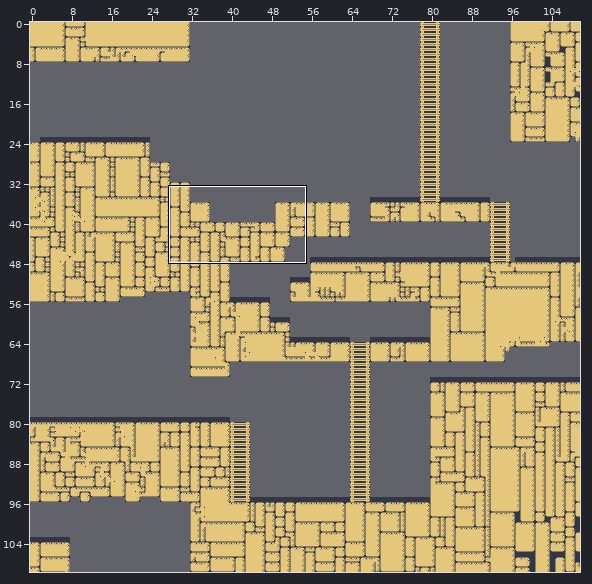
A Tiled map (JSON) gets an edit: src/assets/tilemaps/map.json. The first picture is a wide view before the edit; the outline marks the close-up.
Close-up. The starting point:
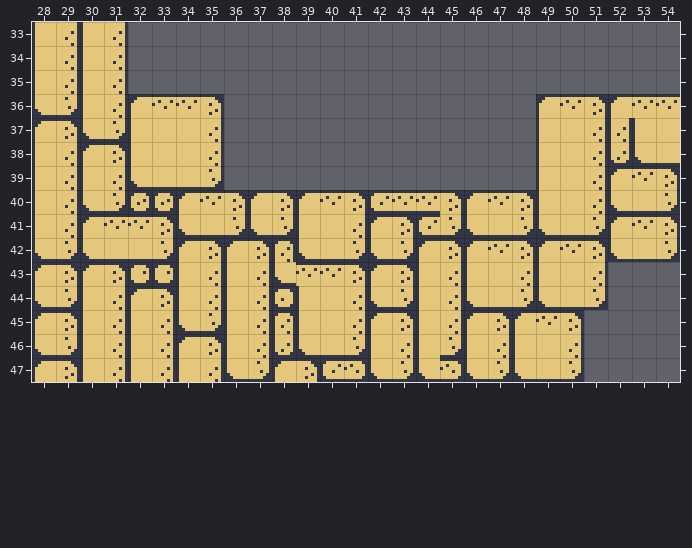
Cells are 8x8 px. Shown: x 28..54, y 33..47. The commit also changed other parts of the map, which this record leaves out.
After the commit:
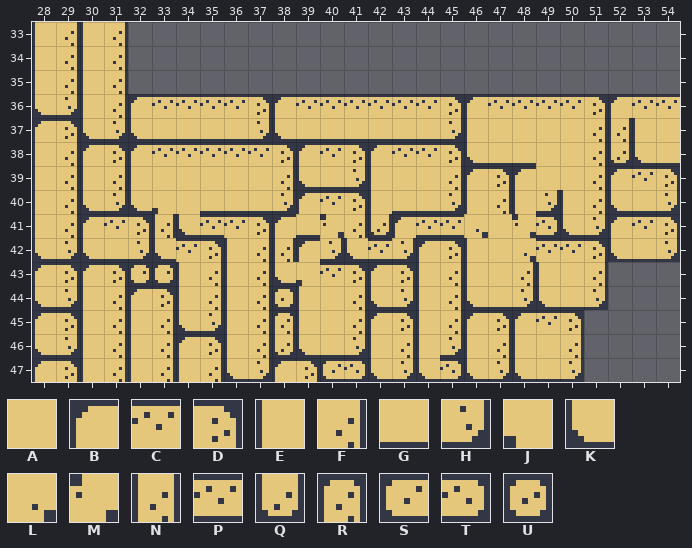
Key: from "tiles": A 2, B 8, C 9, D 10, E 11, F 12, G 15, H 16, J 17, K 18, L 19, M 20, N 22, P 23, Q 24, R 25, S 26, T 27, U 28.
_ is an empty cell.
Difference:
Layer "Tile Layer 1":
y 36: x 35..49 D_____________B -> CCDBCCCCCCDBCCC
y 37: x 32..49 EAAF_____________E -> KGGGGHKGGGGGGHEAAA
y 38: x 32..49 EAAF_____________E -> BCCCCCDBCDBCCDKGGA
y 39: x 32..49 KGGH_____________E -> EAAAAAFKGHEAAFBDBA
y 40: x 32..38 UUBCDBD -> KJAGGGH; x 42..50 SPPDBCDEA -> EGGHEFEHE
y 41: x 32..33 CD -> DN; x 35..40 GHKHEA -> PCDBGM; x 42..50 BDSHKGHKG -> QBPPLAMTK
y 42: x 32..34 GHB -> HKC; x 36..42 BDRKGHK -> EFNBHKP; x 46..49 BCDB -> EALC
y 43: x 39 C -> J
Boxes around the changes in both close-ups, in picture pixels (x1, y1, x2, y2):
changed: (128, 94, 569, 286)
